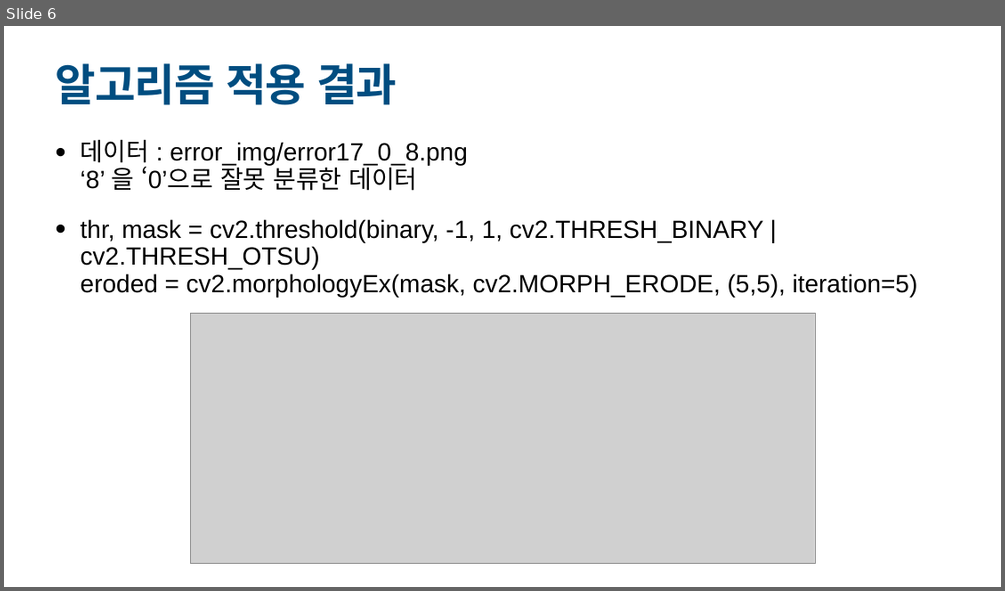
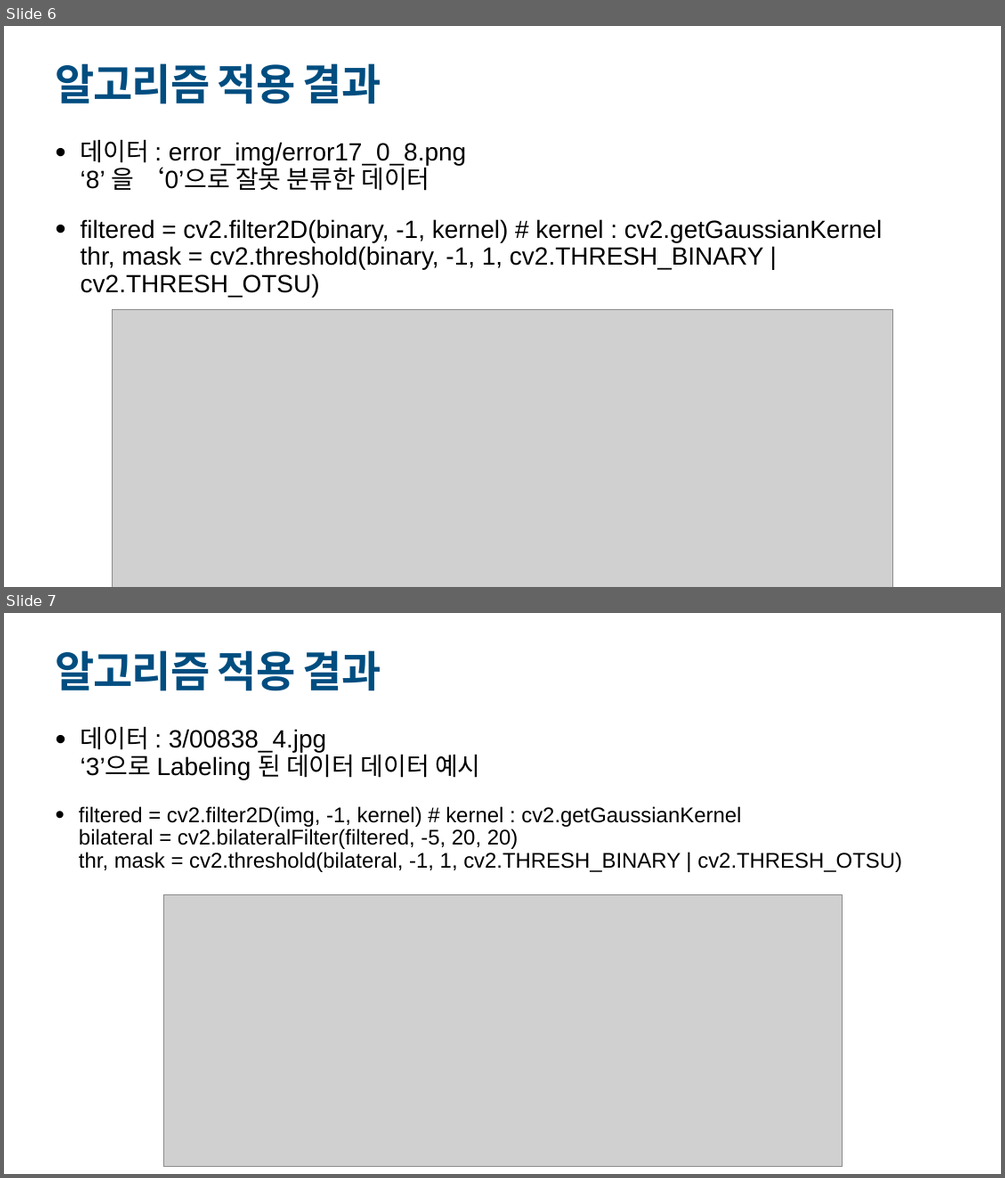
Before and after one commit to jun4879/cbnu_21_2_vision, a slide deck: 컴퓨터비전 중간 데이터/산업컴퓨터비전실제_중간프로젝트_김준태.pptx. Shown one above the other, each under a label of ours: slide 6 before the commit, slides 6 and 7 after it. The pictures are 1005x591 and 1005x1178 pixels, drawn with LibreOffice and Linux fonts; fonts in the diff are those of the drawing; grey boxes stand for pictures. Boxes give left, top, right and bottom in pixels: in the first picture for what was removed or moved away, otherwise in the second. Text is boxed around its words. In the diff, an @@ line names an element or a change of style, - is before the commit and + after.

```diff
--- a/컴퓨터비전 중간 데이터/산업컴퓨터비전실제_중간프로젝트_김준태.pptx
+++ b/컴퓨터비전 중간 데이터/산업컴퓨터비전실제_중간프로젝트_김준태.pptx
@@ slide 7 added at (4,613,1001,1174), background #FFFFFF @@
@@ title added at (56,650,380,691), 82.5 pt, text #004D80, bold @@
+알고리즘 적용 결과
@@ text added at (79,727,902,872), 41 pt, text #000000 @@
+• 데이터 : 3/00838_4.jpg
+  ‘3’으로 Labeling 된 데이터 데이터 예시
+• filtered = cv2.filter2D(img, -1, kernel) # kernel : cv2.getGaussianKernel
+  bilateral = cv2.bilateralFilter(filtered, -5, 20, 20)
+  thr, mask = cv2.threshold(bilateral, -1, 1, cv2.THRESH_BINARY | cv2.THRESH_OTSU)
@@ picture added at (163,895,841,1167) @@
@@ slide 6 changed as well @@
@@ title "알고리즘 적용 결과" at (56,63,380,104): size 85 to 82.5 pt, letter spacing -1.7 to -1.9 pt @@
@@ text at (81,219,882,297): text changed @@
-• thr, mask = cv2.threshold(binary, -1, 1, cv2.THRESH_BINARY | cv2.THRESH_OTSU)
-  eroded = cv2.morphologyEx(mask, cv2.MORPH_ERODE, (5,5), iteration=5)
+• filtered = cv2.filter2D(binary, -1, kernel) # kernel : cv2.getGaussianKernel
+  thr, mask = cv2.threshold(binary, -1, 1, cv2.THRESH_BINARY | cv2.THRESH_OTSU)
@@ picture: place and size @@
-picture at (190,313,814,563)
+picture at (112,309,893,587)
```
Also in this commit, not shown: 6 other slides changed, 2 other files.
